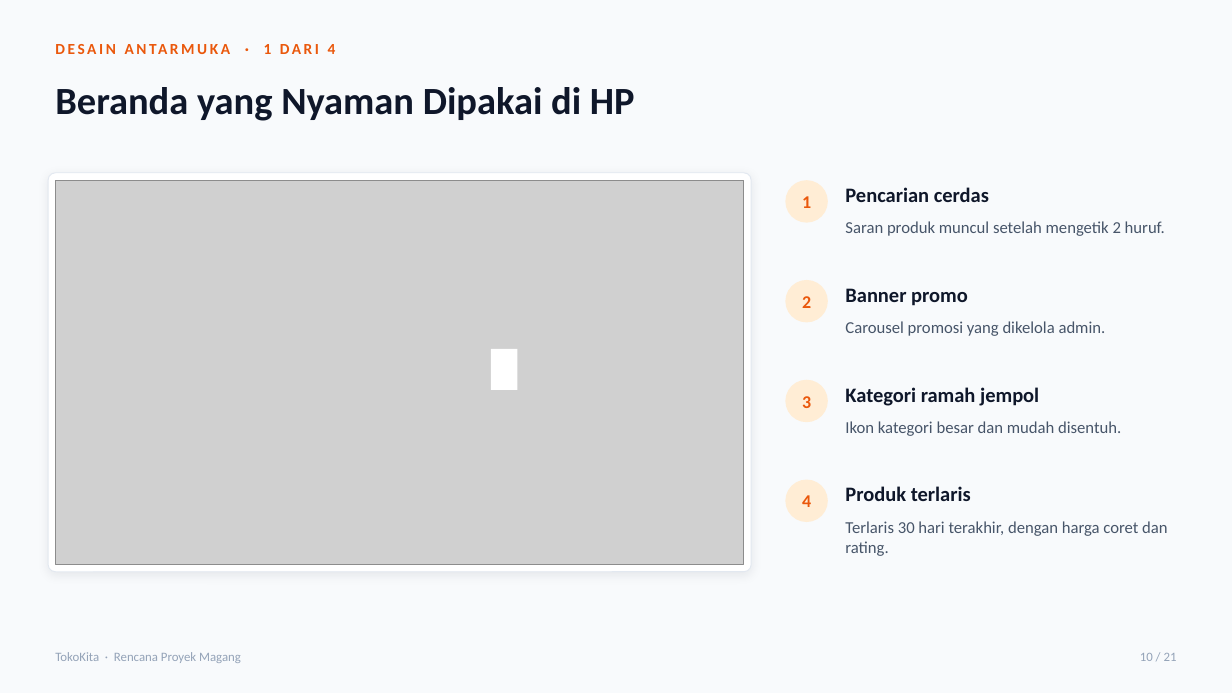
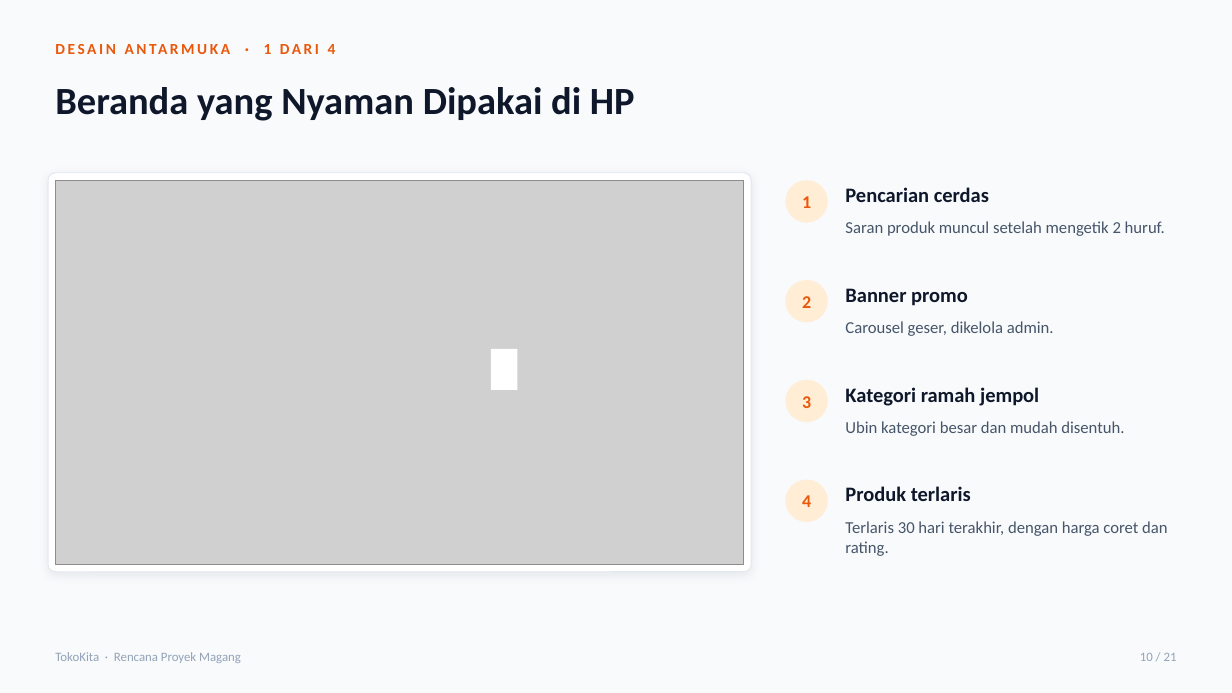
Before and after one commit to Magang-Project-Cmlabs/ecommerce, a slide deck: slide 10 of docs/Presentasi_ECommerce_TokoKita.pptx. Drawn at 1232x693 pixels with LibreOffice and Linux fonts; fonts in the diff are those of the drawing; grey boxes stand for pictures. Boxes give left, top, right and bottom in pixels: in the first picture for what was removed or moved away, otherwise in the second. Text is boxed around its words. In the diff, an @@ line names an element or a change of style, - is before the commit and + after.

Commit message:
docs: perbarui DESIGN.md, status, serah terima, indeks, dan PPT sesuai aplikasi terkini
- DESIGN.md ditulis ulang: arah Apple Store, token --tile, sistem tombol, gerak CSS, layout admin
- PPT: slide 1,5,6,7,10-13,16,19,20 (26 teks) dan 4 gambar mockup diganti tangkapan layar aplikasi; validator PPTX lulus
- PROJECT_STATUS/PROGRESS/SERAH_TERIMA/README/indeks/CLAUDE.md disesuaikan (Vercel Blob, SMTP, Midtrans sandbox, hasil uji)

```diff
--- a/docs/Presentasi_ECommerce_TokoKita.pptx
+++ b/docs/Presentasi_ECommerce_TokoKita.pptx
@@ text at [845, 321, 1054, 336]: text changed @@
-Carousel promosi yang dikelola admin.
+Carousel geser, dikelola admin.
@@ text at [845, 421, 1124, 436]: text changed @@
-Ikon kategori besar dan mudah disentuh.
+Ubin kategori besar dan mudah disentuh.
```
Also in this commit, not shown: 7 other slides changed, 7 other files.
